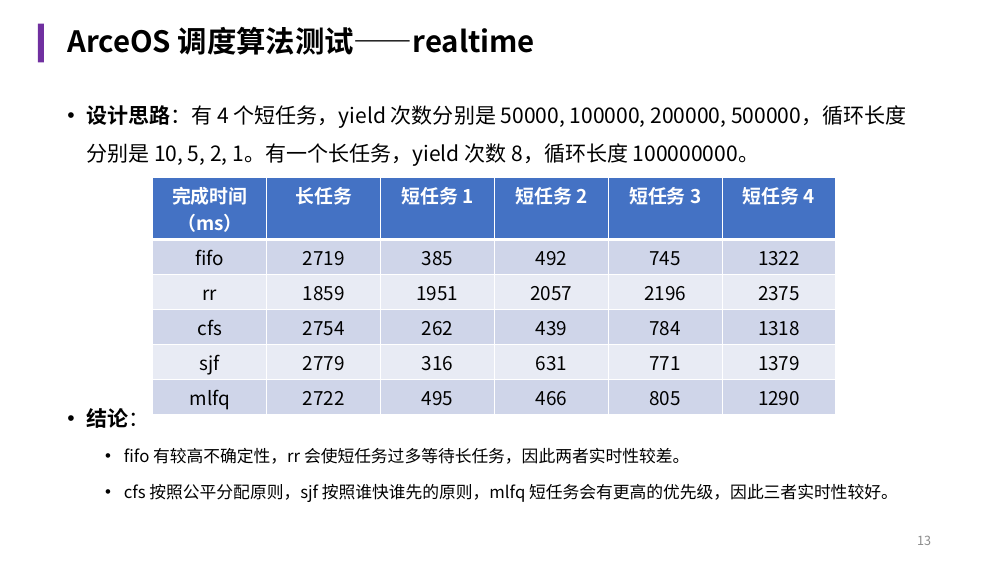
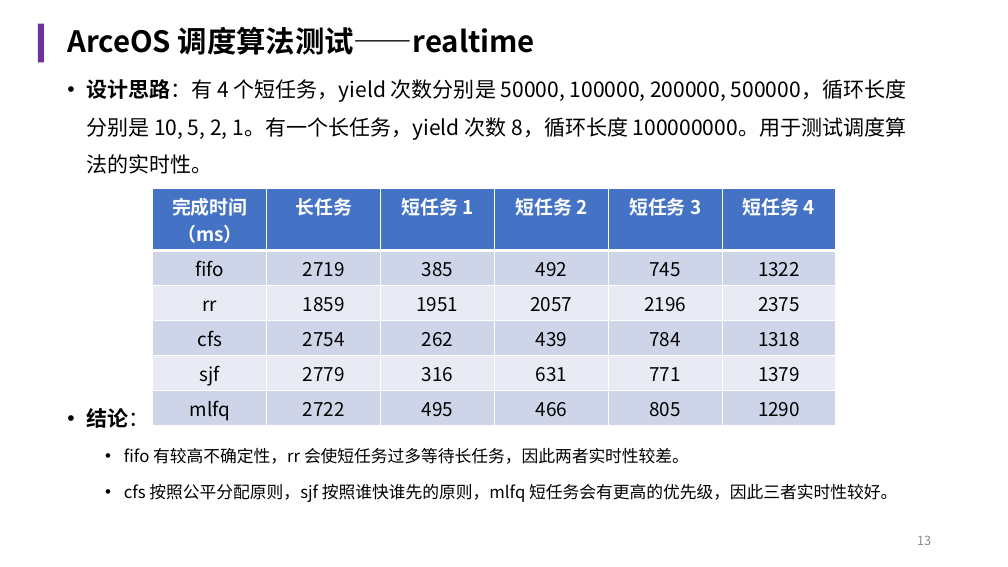
Before and after one commit to chestnut-Q/arceos-X, a slide deck: slide 13 of reports/中期报告.pptx. Drawn at 1008x567 pixels with LibreOffice and Linux fonts; fonts in the diff are those of the drawing. Boxes give left, top, right and bottom in pixels: in the first picture for what was removed or moved away, otherwise in the second. Text is boxed around its words. In the diff, an @@ line names an element or a change of style, - is before the commit and + after.

```diff
--- a/reports/中期报告.pptx
+++ b/reports/中期报告.pptx
@@ text at (x1=86, y1=79, x2=906, y2=140): text changed @@
-• 设计思路：有 4 个短任务，yield 次数分别是 50000, 100000, 200000, 500000，循环长度分别是 10, 5, 2, 1。有一个长任务，yield 次数 8，循环长度 100000000。
+• 设计思路：有 4 个短任务，yield 次数分别是 50000, 100000, 200000, 500000，循环长度分别是 10, 5, 2, 1。有一个长任务，yield 次数 8，循环长度 100000000。用于测试调度算法的实时性。
@@ table moved from (x1=153, y1=178, x2=838, y2=414) to (x1=153, y1=188, x2=838, y2=425) @@
```
Also in this commit, not shown: 6 other slides changed.
